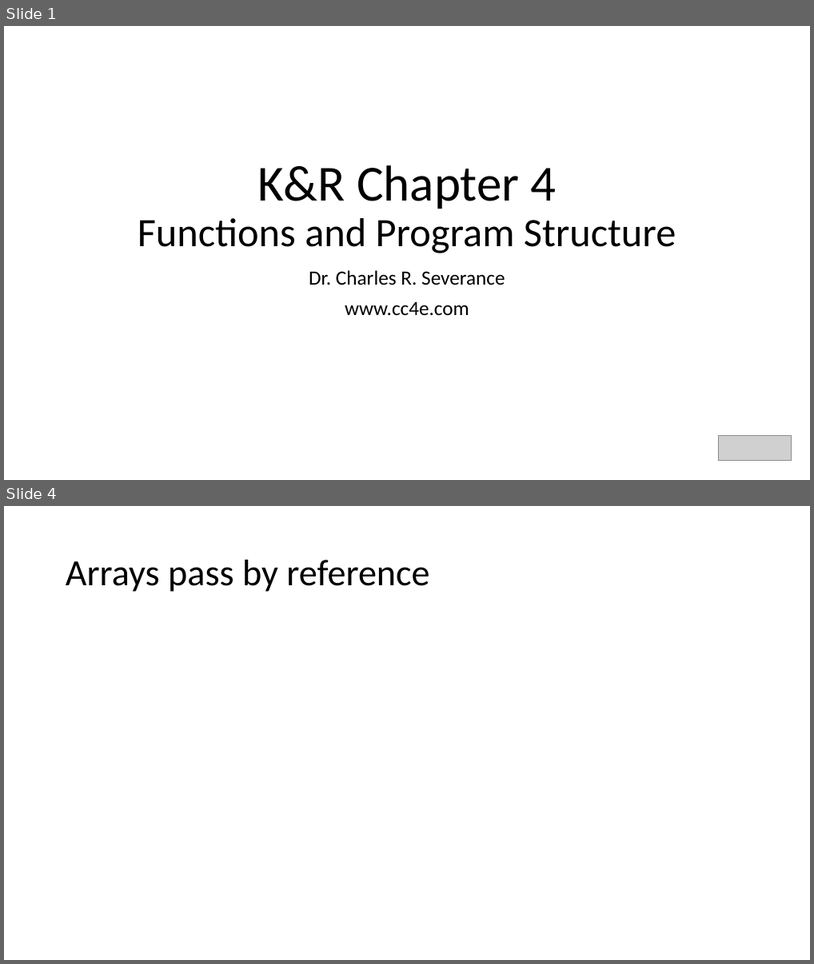
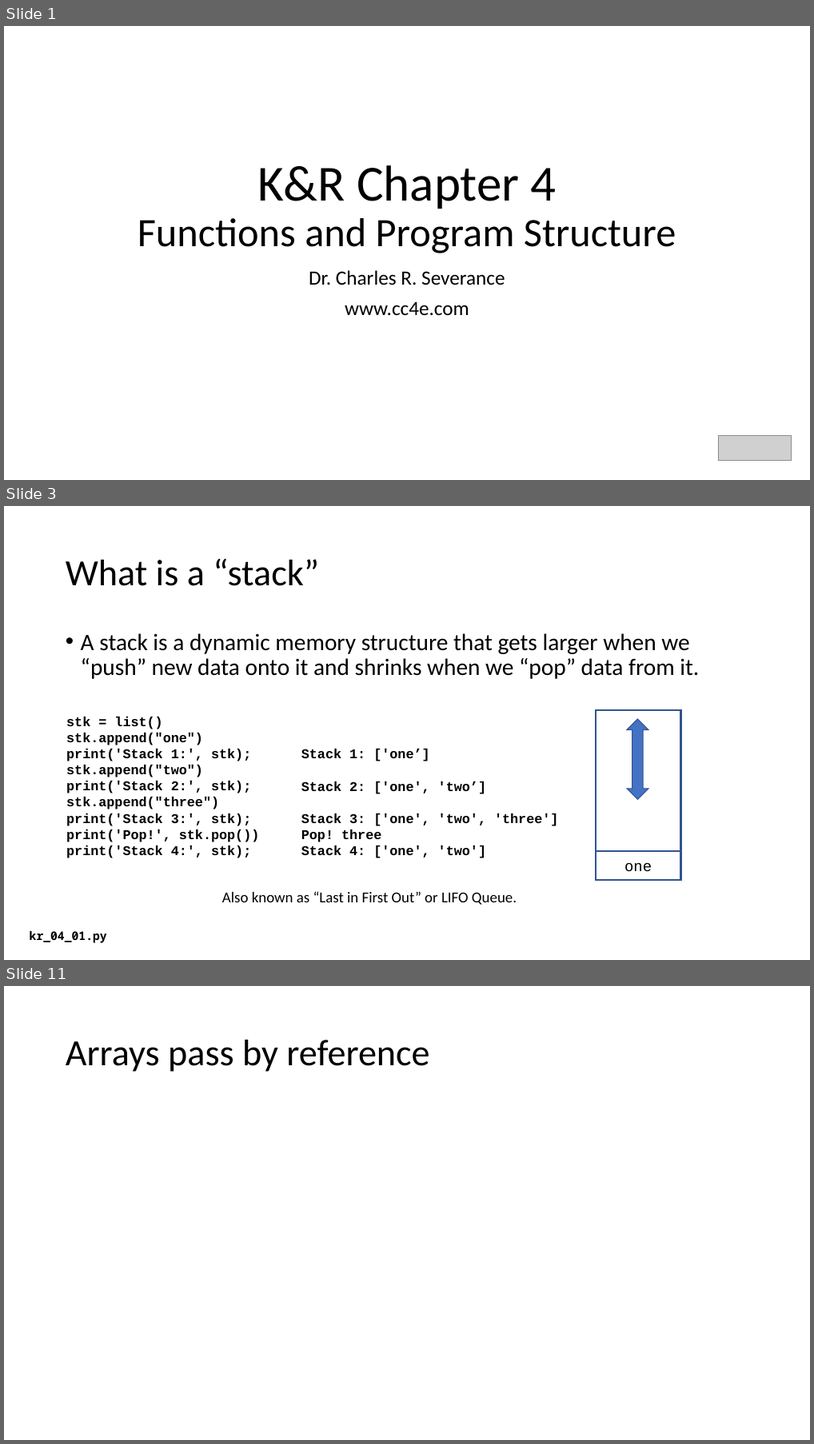
Before and after one commit to csev/cc4e, a slide deck: lectures/KR-4.pptx. Shown one above the other, each under a label of ours: slides 1 and 4 before the commit, slides 1, 3 and 11 after it; the slides between them are not shown. The pictures are 814x964 and 814x1444 pixels, drawn with LibreOffice and Linux fonts; fonts in the diff are those of the drawing; grey boxes stand for pictures. Boxes give left, top, right and bottom in pixels: in the first picture for what was removed or moved away, otherwise in the second. Text is boxed around its words. In the diff, an @@ line names an element or a change of style, - is before the commit and + after.

```diff
--- a/lectures/KR-4.pptx
+++ b/lectures/KR-4.pptx
@@ slide 3 added at [4,506,810,960], background #FFFFFF @@
@@ title added at [66,559,319,586], 44 pt, text #000000 @@
+What is a “stack”
@@ text added at [81,633,699,679], 28 pt, text #000000 @@
+• A stack is a dynamic memory structure that gets larger when we “push” new data onto it and shrinks when we “pop” data from it.
@@ text added at [66,716,260,858], 16 pt, text #000000, bold @@
+stk = list()
+stk.append("one")
+print('Stack 1:', stk);
+stk.append("two")
+print('Stack 2:', stk);
+stk.append("three")
+print('Stack 3:', stk);
+print('Pop!', stk.pop())
+print('Stack 4:', stk);
@@ rectangle added at [596,710,682,880], fill #FFFFFF, outline #325491 2.25 pt @@
@@ up down arrow added at [627,719,649,800], fill #4472C4, outline #325491 1 pt @@
@@ text added at [302,748,558,858], 16 pt, text #000000, bold @@
+Stack 1: ['one’]
+Stack 2: ['one', 'two’]
+Stack 3: ['one', 'two', 'three']
+Pop! three
+Stack 4: ['one', 'two']
@@ rectangle added at [596,851,682,880], fill #FFFFFF, outline #325491 2.25 pt, 18 pt, text #000000 @@
+one
@@ text added at [222,891,517,904], 18 pt, text #000000 @@
+Also known as “Last in First Out” or LIFO Queue.
@@ text added at [30,930,107,943], 14 pt, text #000000, bold @@
+kr_04_01.py
@@ what was slide 4 is now slide 11 @@
```
Also in this commit, not shown: 1 slide changed, 7 other slides added, 1 slide removed, 6 other files.
